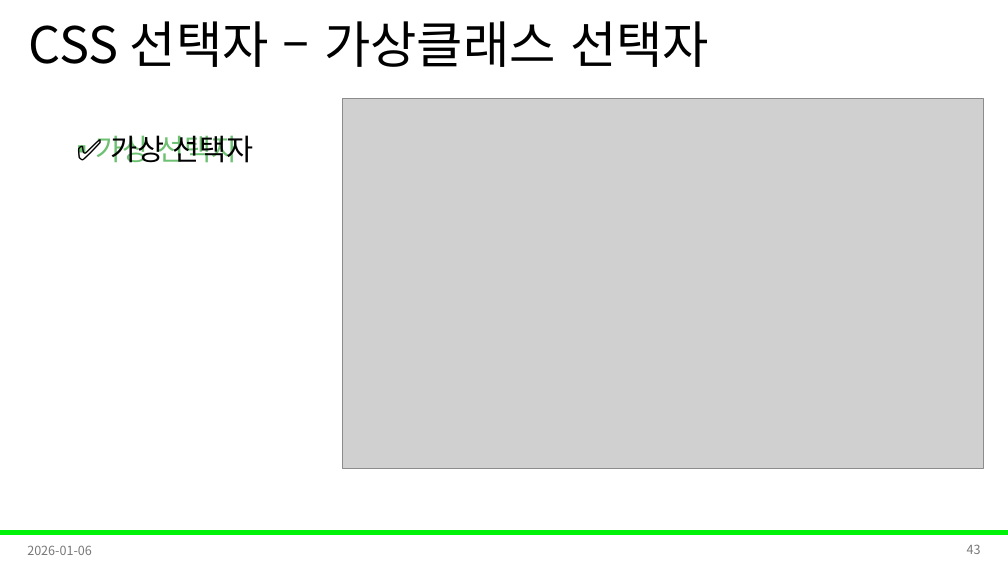
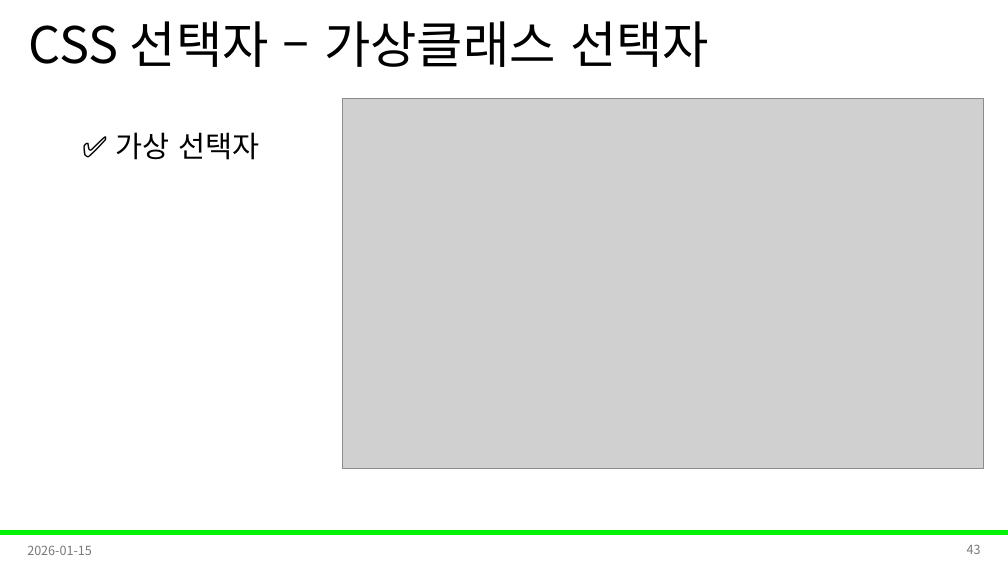
Before and after one commit to Leader-Lesson/KDT_RE_5th, a slide deck: slide 43 of material/4_WEB/02_CSS(1).pptx. Drawn at 1008x567 pixels with LibreOffice and Linux fonts; fonts in the diff are those of the drawing; grey boxes stand for pictures; background and template pictures are left out. Boxes give left, top, right and bottom in pixels: in the first picture for what was removed or moved away, otherwise in the second. Text is boxed around its words. In the diff, an @@ line names an element or a change of style, - is before the commit and + after.

```diff
--- a/material/4_WEB/02_CSS(1).pptx
+++ b/material/4_WEB/02_CSS(1).pptx
@@ text "✅ 가상 선택자" rewrapped from [111, 135, 239, 163] to [116, 132, 259, 160] @@
@@ text removed at [96, 135, 254, 163] @@
-▪ 가상 선택자
@@ text at [27, 545, 92, 555]: text changed @@
-2026-01-06
+2026-01-15
```
Also in this commit, not shown: 42 other slides changed, 1 other file.
